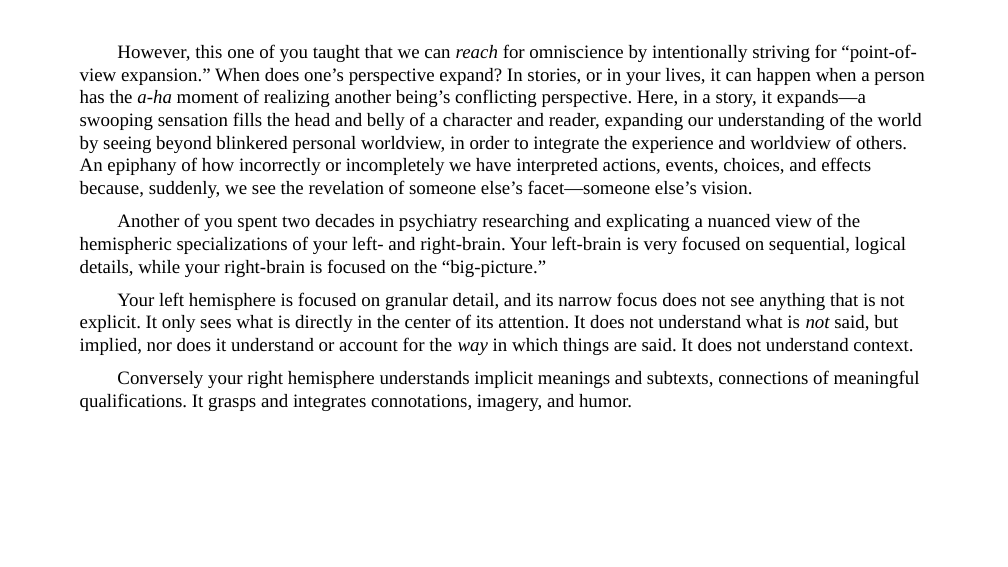
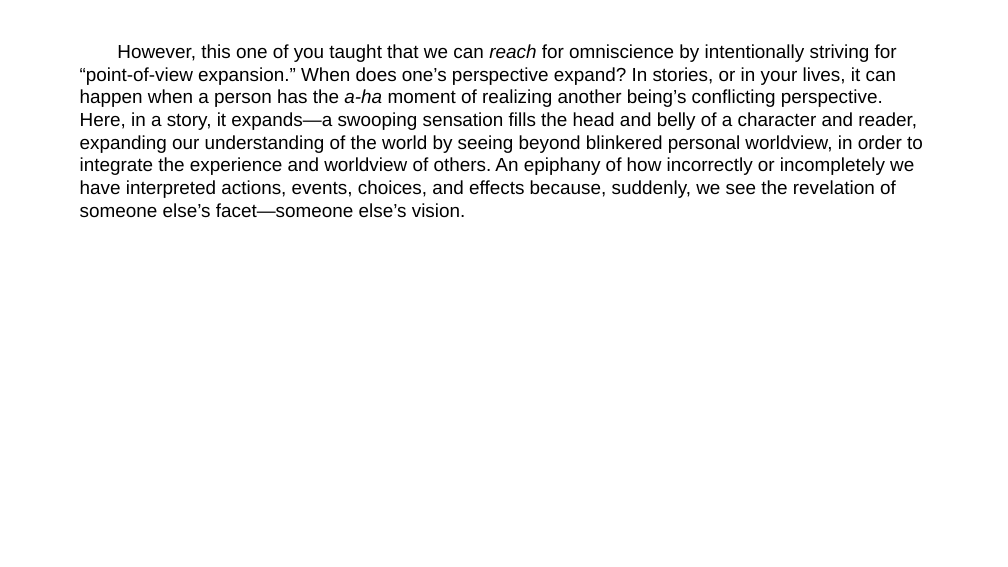
Before and after one commit to talosgl/manuscript2slides, a slide deck: slide 38 of src/manuscript2slides/resources/sample_slides_output.pptx (slide 14 before the commit). Drawn at 1008x567 pixels with LibreOffice and Linux fonts; fonts in the diff are those of the drawing. Boxes give left, top, right and bottom in pixels: in the first picture for what was removed or moved away, otherwise in the second. Text is boxed around its words. In the diff, an @@ line names an element or a change of style, - is before the commit and + after.

```diff
--- a/src/manuscript2slides/resources/sample_slides_output.pptx
+++ b/src/manuscript2slides/resources/sample_slides_output.pptx
@@ text "However, this one of you ..." at (80,44,923,218): font Times New Roman to Arial @@
@@ text at (80,213,920,411): paragraphs removed @@
-Another of you spent two decades in psychiatry researching and explicating a nuanced view of the hemispheric specializations of your left- and right-brain. Your left-brain is very focused on sequential, logical details, while your right-brain is focused on the “big-picture.”
-Your left hemisphere is focused on granular detail, and its narrow focus does not see anything that is not explicit. It only sees what is directly in the center of its attention. It does not understand what is not said, but implied, nor does it understand or account for the way in which things are said. It does not understand context.
-Conversely your right hemisphere understands implicit meanings and subtexts, connections of meaningful qualifications. It grasps and integrates connotations, imagery, and humor.
```
Also in this commit, not shown: 22 other slides changed, 56 slides added.
